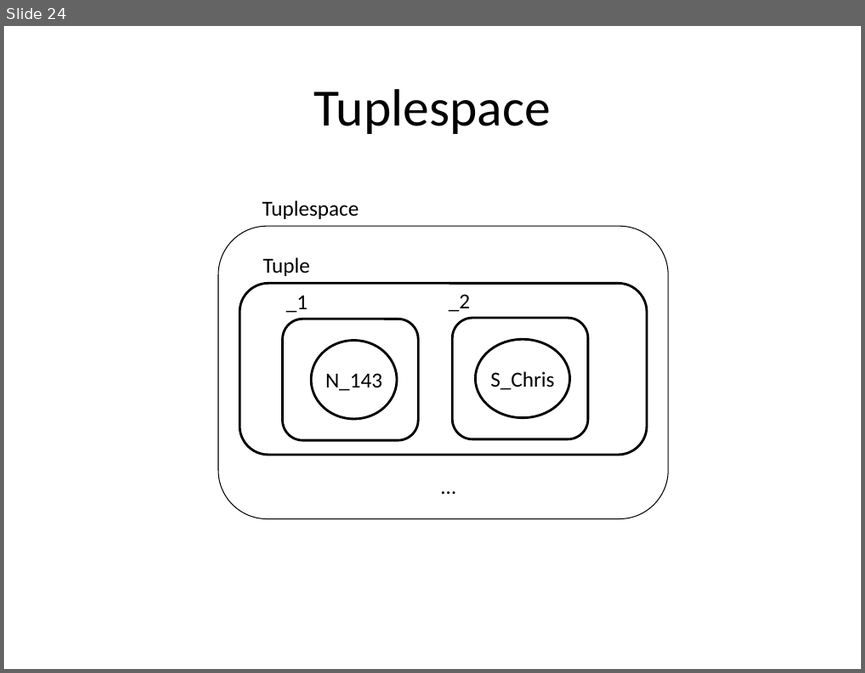
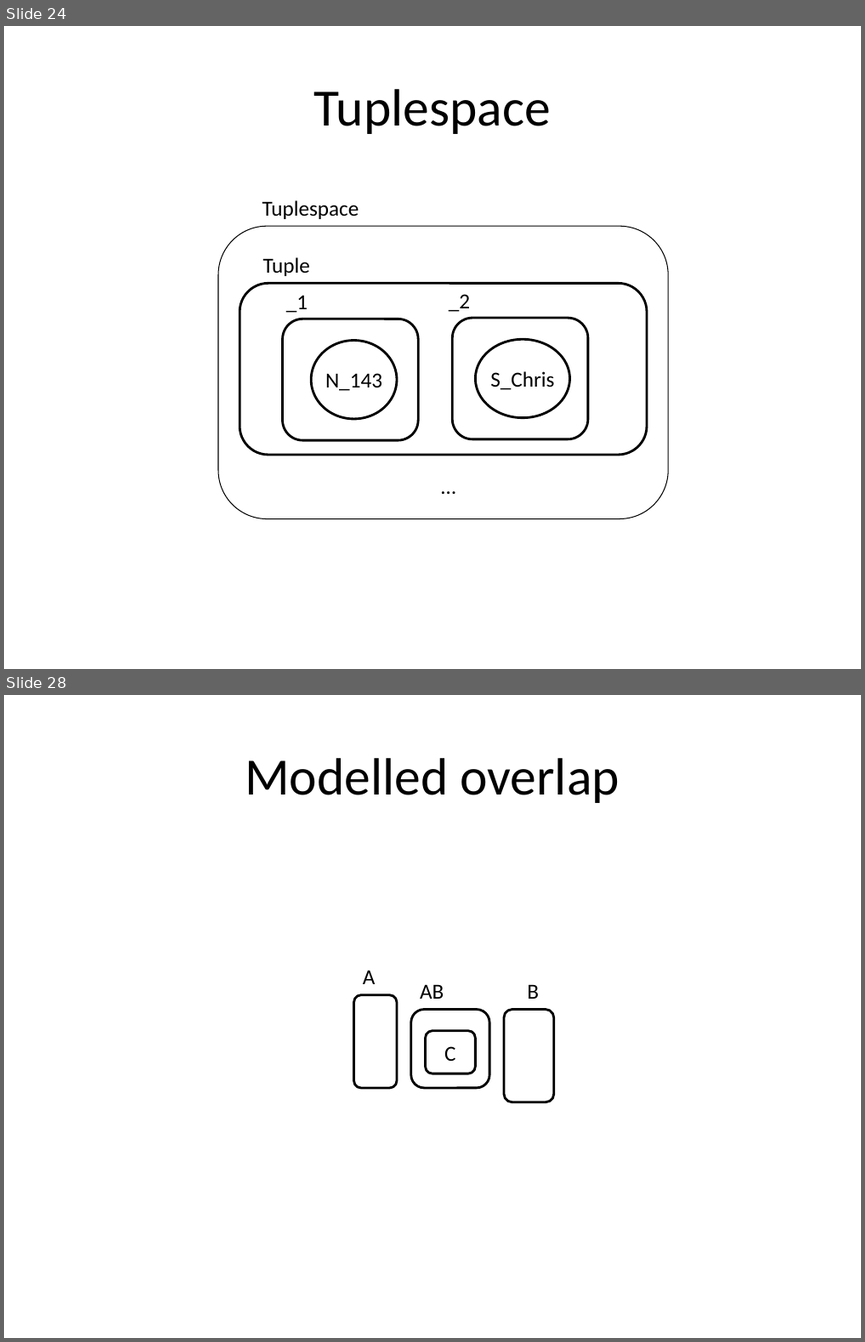
Before and after one commit to cgreenhalgh/bigraphspace, a slide deck: bigraphspace/docs/images/Cookbook_diagrams.pptx. Shown one above the other, each under a label of ours: slide 24 before the commit, slides 24 and 28 after it; the slides between them are not shown. The pictures are 865x673 and 865x1342 pixels, drawn with LibreOffice and Linux fonts; fonts in the diff are those of the drawing. Boxes give left, top, right and bottom in pixels: in the first picture for what was removed or moved away, otherwise in the second. Text is boxed around its words. In the diff, an @@ line names an element or a change of style, - is before the commit and + after.

Commit message:
added overlap

```diff
--- a/bigraphspace/docs/images/Cookbook_diagrams.pptx
+++ b/bigraphspace/docs/images/Cookbook_diagrams.pptx
@@ slide 28 added at <box>4,695,861,1338</box>, background #FFFFFF @@
@@ title added at <box>245,758,619,803</box>, 44 pt, text #000000 @@
+Modelled overlap
@@ text added at <box>363,970,375,984</box>, 18 pt, text #000000 @@
+A
@@ rounded rectangle added at <box>353,995,397,1088</box>, fill #FFFFFF, outline #000000 2 pt @@
@@ text added at <box>420,984,443,998</box>, 18 pt, text #000000 @@
+AB
@@ text added at <box>527,984,539,998</box>, 18 pt, text #000000 @@
+B
@@ rounded rectangle added at <box>411,1009,490,1089</box>, outline #000000 2 pt @@
@@ rounded rectangle added at <box>504,1009,553,1102</box>, outline #000000 2 pt @@
@@ rounded rectangle added at <box>426,1031,475,1074</box>, fill #FFFFFF, outline #000000 2 pt, 18 pt, text #000000 @@
+C
```
Also in this commit, not shown: 5 other slides added, 8 other files.
